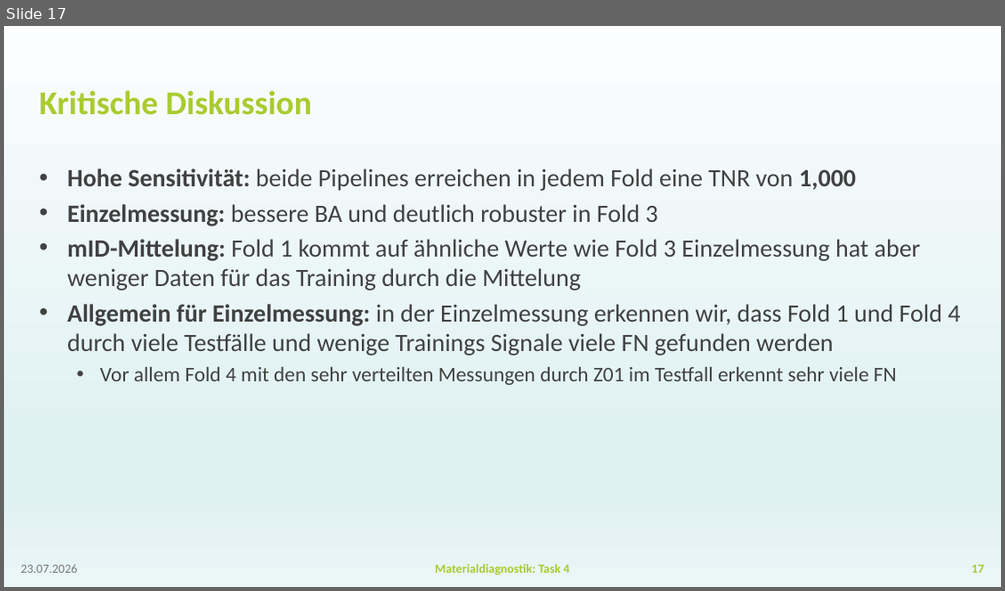
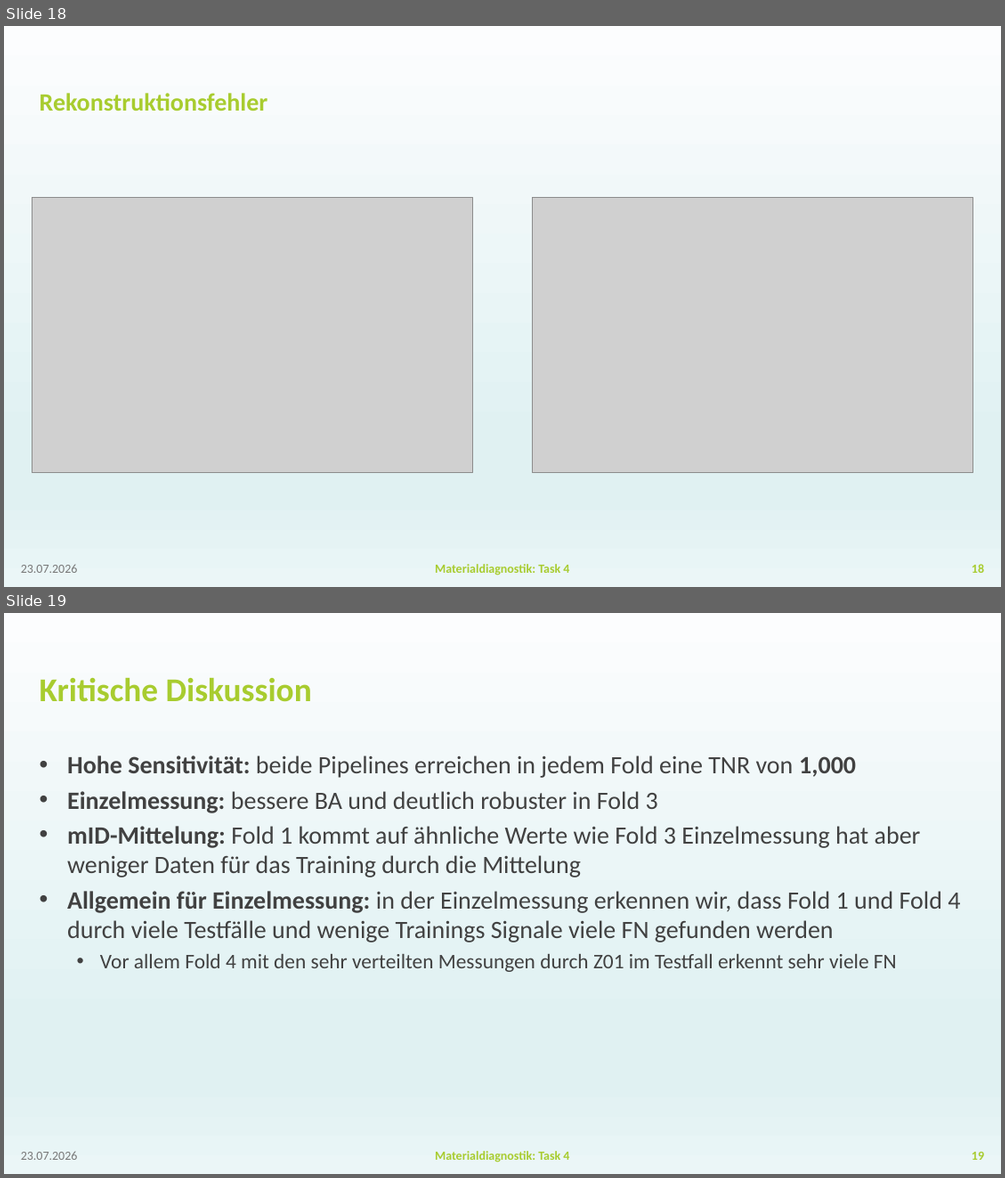
Before and after one commit to BGielczynski/AI_diagnostics, a slide deck: Task_4/Presentation_Task4.pptx. Shown one above the other, each under a label of ours: slide 17 before the commit, slides 18 and 19 after it. The pictures are 1005x591 and 1005x1178 pixels, drawn with LibreOffice and Linux fonts; fonts in the diff are those of the drawing; grey boxes stand for pictures; background and template pictures are left out. Boxes give left, top, right and bottom in pixels: in the first picture for what was removed or moved away, otherwise in the second. Text is boxed around its words. In the diff, an @@ line names an element or a change of style, - is before the commit and + after.

```diff
--- a/Task_4/Presentation_Task4.pptx
+++ b/Task_4/Presentation_Task4.pptx
@@ slide 18 added at (4, 26, 1001, 587), background gradient #FCFDFE to #E0F1F2 to #EBF6F7 @@
@@ title added at (40, 93, 268, 111), 24 pt, text #A8CC2F, bold @@
+Rekonstruktionsfehler
@@ picture added at (32, 197, 473, 473) @@
@@ picture added at (532, 197, 973, 473) @@
@@ text added at (21, 564, 78, 572), 12 pt, text #797979 @@
+23.07.2026
@@ text added at (435, 564, 569, 575), 12 pt, text #A8CC2F, bold @@
+Materialdiagnostik: Task 4
@@ page number added at (971, 564, 984, 572), 12 pt, text #A8CC2F, bold @@
+18
@@ what was slide 17 is now slide 19 @@
@@ page number at (971, 1151, 984, 1159): text changed @@
-17
+19
```
Also in this commit, not shown: 1 other slide added.
